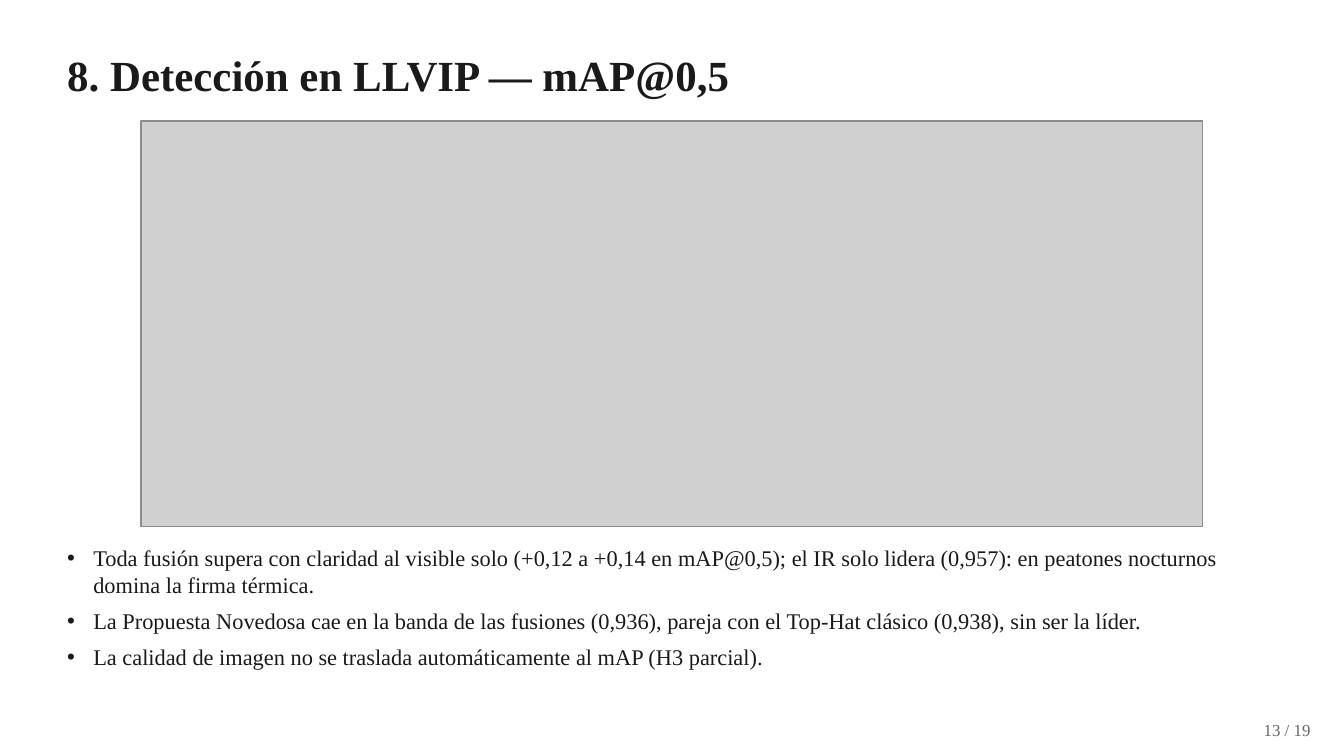
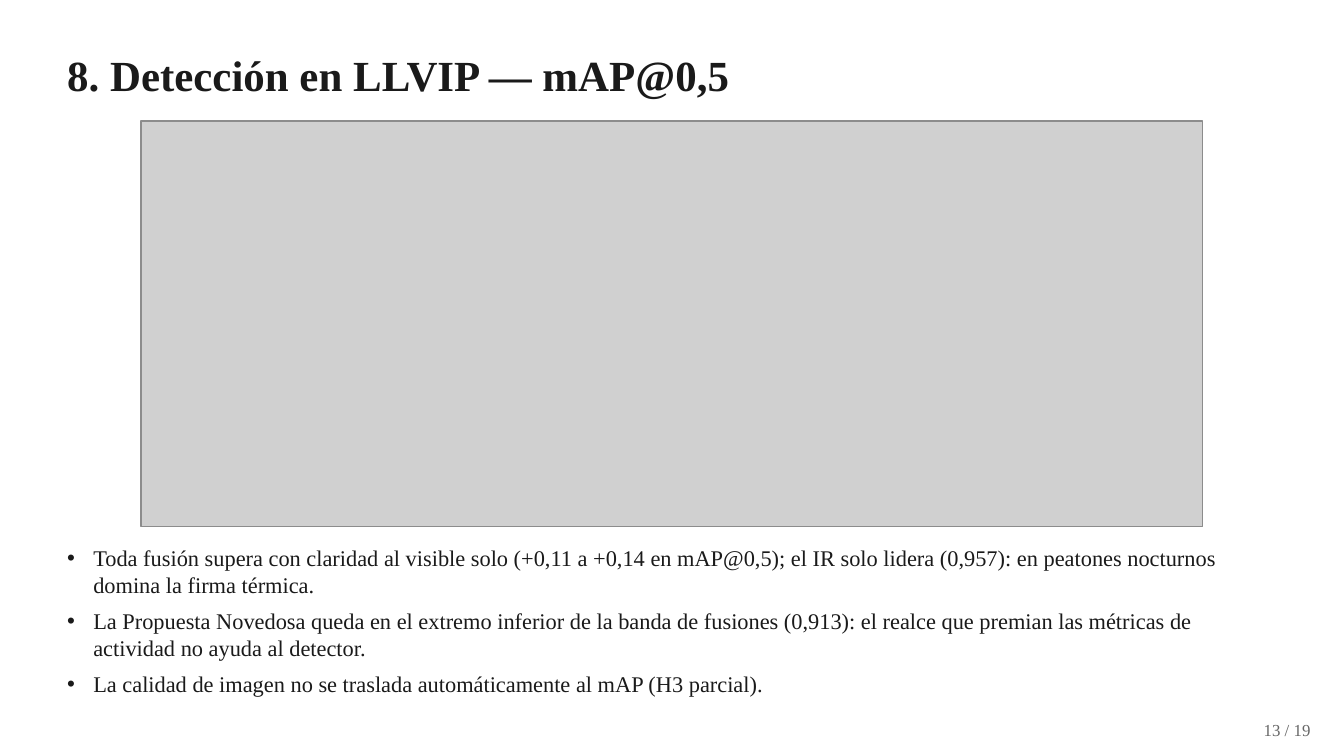
Before and after one commit to YanBajac/TFM_Fusion_Imagenes_Propuesta_Oficial, a slide deck: slide 13 of docs/Tesis_Defensa_Presentacion.pptx. Drawn at 1344x756 pixels with LibreOffice and Linux fonts; fonts in the diff are those of the drawing; grey boxes stand for pictures. Boxes give left, top, right and bottom in pixels: in the first picture for what was removed or moved away, otherwise in the second. Text is boxed around its words. In the diff, an @@ line names an element or a change of style, - is before the commit and + after.

```diff
--- a/docs/Tesis_Defensa_Presentacion.pptx
+++ b/docs/Tesis_Defensa_Presentacion.pptx
@@ text at [93, 550, 1215, 661]: text changed @@
-• Toda fusión supera con claridad al visible solo (+0,12 a +0,14 en mAP@0,5); el IR solo lidera (0,957): en peatones nocturnos domina la firma térmica.
-• La Propuesta Novedosa cae en la banda de las fusiones (0,936), pareja con el Top-Hat clásico (0,938), sin ser la líder.
+• Toda fusión supera con claridad al visible solo (+0,11 a +0,14 en mAP@0,5); el IR solo lidera (0,957): en peatones nocturnos domina la firma térmica.
+• La Propuesta Novedosa queda en el extremo inferior de la banda de fusiones (0,913): el realce que premian las métricas de actividad no ayuda al detector.
```
Also in this commit, not shown: 9 other slides changed, 51 other files.
